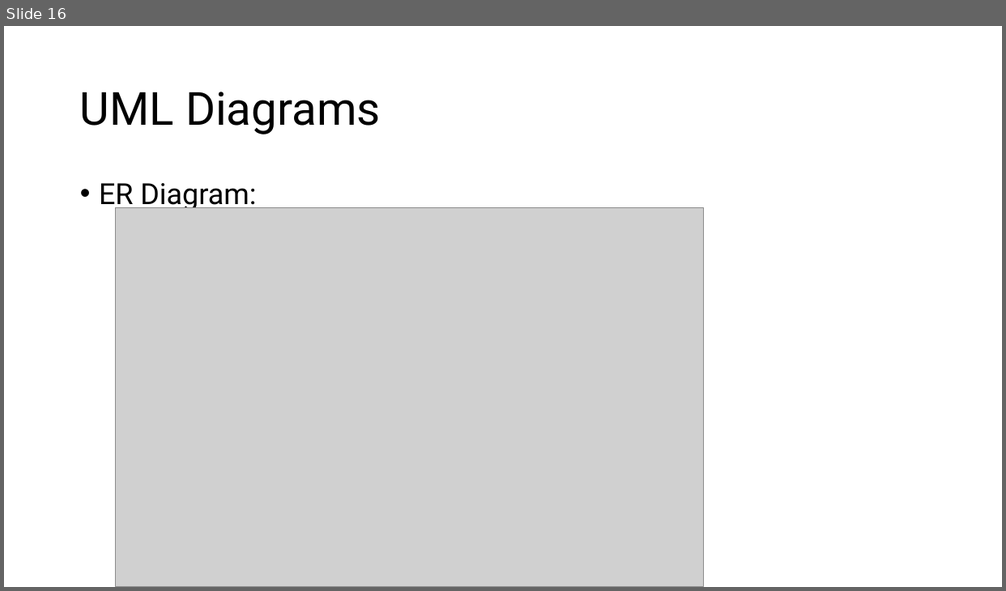
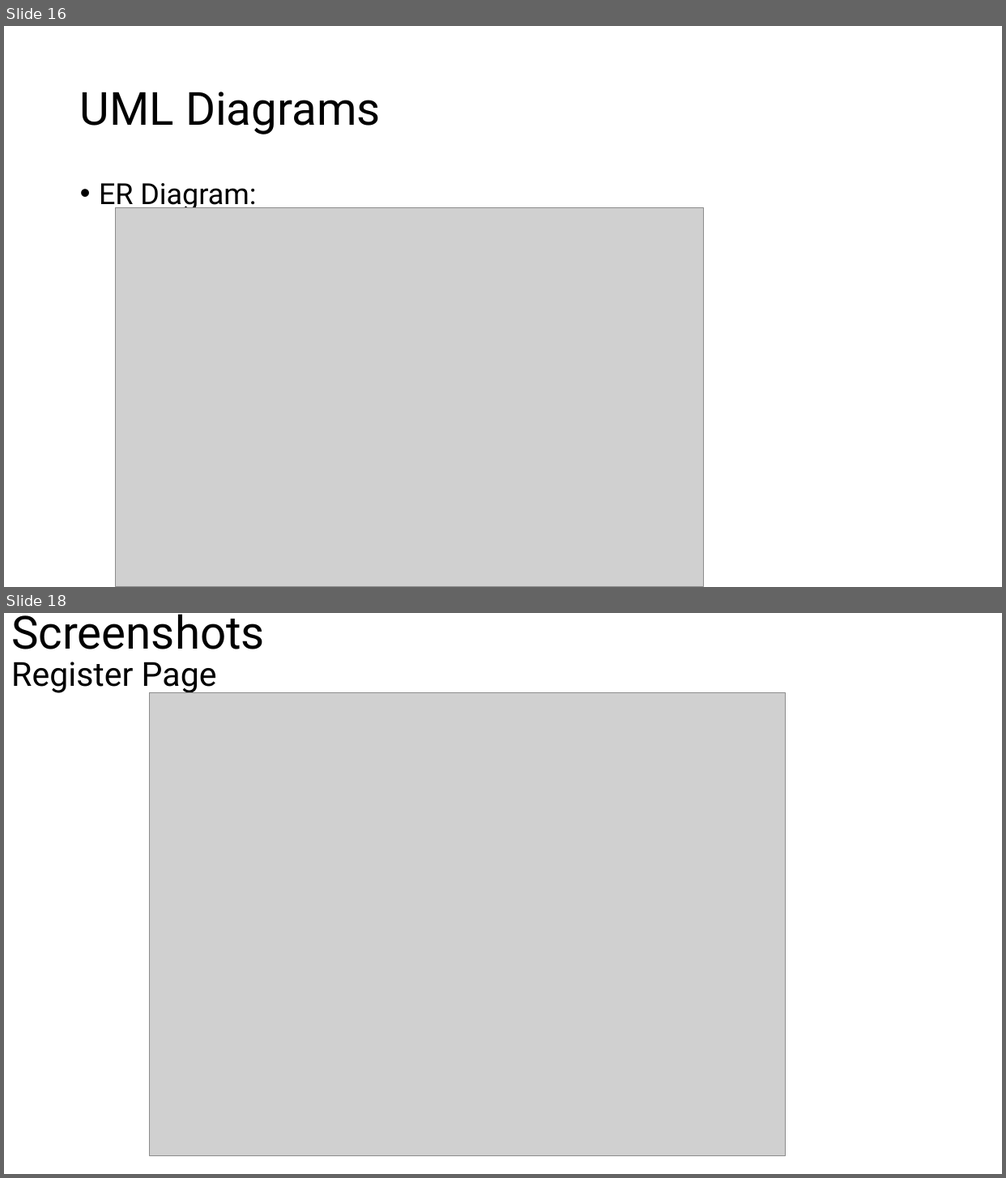
Before and after one commit to Lumineskz/project-ii-main, a slide deck: Slides/mid defense.pptx. Shown one above the other, each under a label of ours: slide 16 before the commit, slides 16 and 18 after it; the slides between them are not shown. The pictures are 1006x591 and 1006x1178 pixels, drawn with LibreOffice and Linux fonts; fonts in the diff are those of the drawing; grey boxes stand for pictures. Boxes give left, top, right and bottom in pixels: in the first picture for what was removed or moved away, otherwise in the second. Text is boxed around its words. In the diff, an @@ line names an element or a change of style, - is before the commit and + after.

```diff
--- a/Slides/mid defense.pptx
+++ b/Slides/mid defense.pptx
@@ slide 18 added at (4,613,1002,1174), background #FFFFFF @@
@@ title added at (11,614,265,649), 44 pt, text #000000 @@
+Screenshots
@@ text added at (11,662,217,695), 32 pt, text #000000 @@
+Register Page
@@ picture added at (149,692,785,1156) @@
```
Also in this commit, not shown: 1 slide changed, 13 other slides added, 7 other files.
